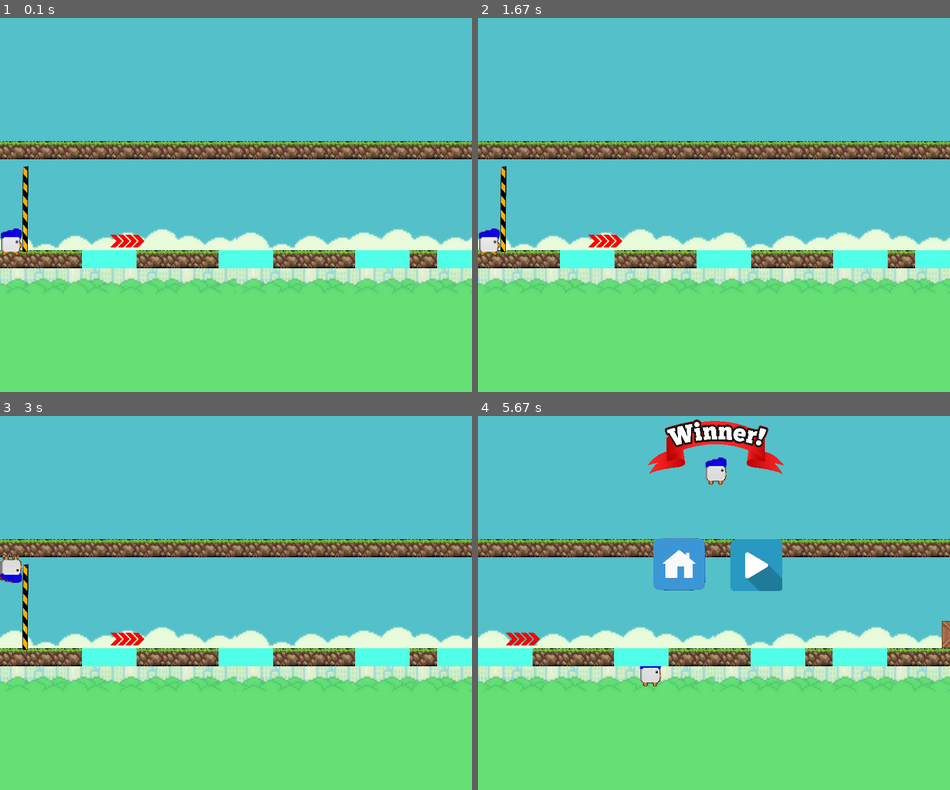
Above: before the commit, frames 1-4 (two rows, left to right).
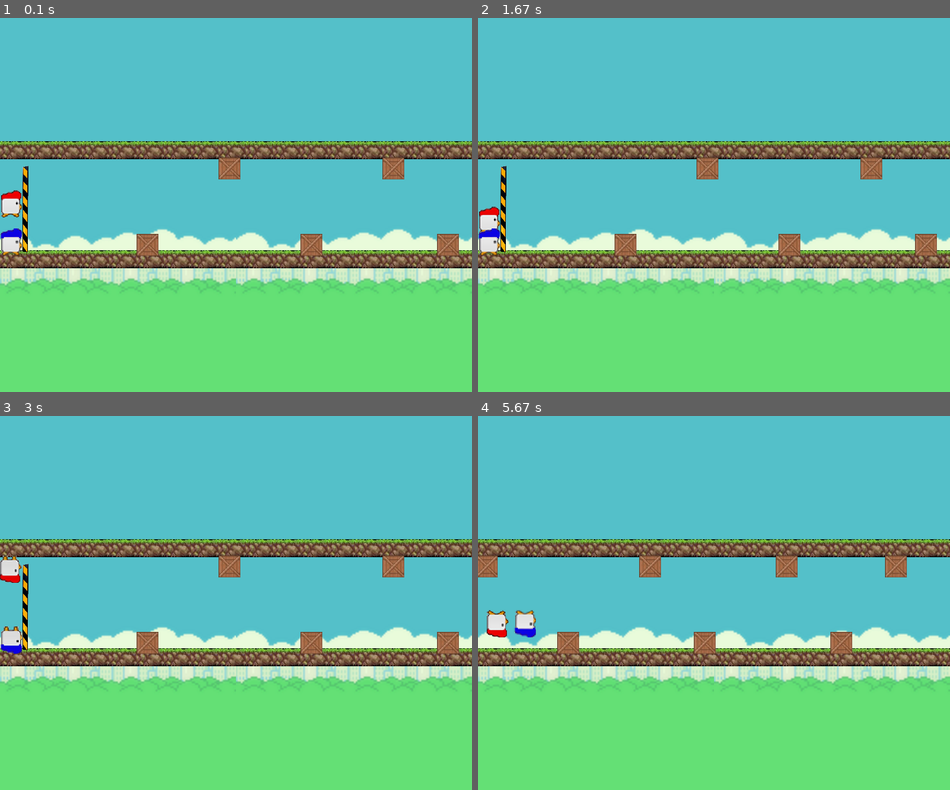
Above: after the commit, the same moments.

Repository: shugaibov-valy/ChickenRun-Pygame2
Game: pygame game, started from main.py
Same seed, same stepped clock (60 frames per second), same inputs: the game is played once before the commit and once after it.
Inputs:
- Up to frame 1 (0.1 s): no input
- Up to frame 2 (1.67 s): hold W 0.33-0.8 s; hold Up 0.33-0.8 s; hold Down from 1.33 s (still down); hold S from 1.33 s (still down)
- Up to frame 3 (3 s): release Down at 1.8 s; release S at 1.8 s; hold Up 1.83-2.2 s; hold W 1.83-2.2 s; hold Down 2.23-2.6 s; hold S 2.23-2.6 s; hold Up 2.63-2.93 s; hold W 2.63-2.93 s; hold Down from 2.97 s (still down); hold S from 2.97 s (still down)
- Up to frame 4 (5.67 s): release Down at 3.27 s; release S at 3.27 s; hold Up 3.3-3.67 s; hold W 3.3-3.67 s; hold Down 3.7-4.07 s; hold S 3.7-4.07 s; hold Up 4.1-4.4 s; hold W 4.1-4.4 s; hold Down 4.43-4.73 s; hold S 4.43-4.73 s; hold Up 4.77-5.13 s; hold W 4.77-5.13 s; hold Down 5.17-5.53 s; hold S 5.17-5.53 s; hold Up from 5.57 s (still down); hold W from 5.57 s (still down)

The runs differ from the first frame. In frame 1, 3.7% of the frame differs, in the area x 0-100%, y 37-67%; in frame 2, 3.7%; in frame 3, 3.9%; in frame 4, 14%, in the area x 0-100%, y 0-73%.

Commit message:
Final version game, new map and collision player

Diff:
--- a/data/map.txt
+++ b/data/map.txt
@@ -4,8 +4,8 @@
 
 
 
-########################!!##########!!######|
+#########!#####!####!###!##...##...###>#####!##|
+  $
 
-
-  @/   >                       >
-####~####~####~##~###!###~##!####~~###############
+  @/                          >
+######!#####!####!####!#############~~###~~####
--- a/main.py
+++ b/main.py
@@ -130,7 +130,7 @@
     class Tile3(pygame.sprite.Sprite):
         def __init__(self, tile_type, pos_x, pos_y):
             super().__init__(tiles_group3)
-            self.image = load_image('box.jpg')
+            self.image = pygame.transform.scale(load_image('box.jpg'), (40, 40))
             self.mask = pygame.mask.from_surface(self.image)
             self.rect = self.image.get_rect().move(
                 tile_width * pos_x, tile_height * pos_y + 30)
@@ -138,10 +138,10 @@
     class Tile4(pygame.sprite.Sprite):
         def __init__(self, tile_type, pos_x, pos_y):
             super().__init__(tiles_group4)
-            self.image = load_image('box.jpg')
-            self.mask = pygame.mask.from_surface(self.image)
-            self.rect = self.image.get_rect().move(
-                tile_width * pos_x, tile_height * pos_y - 50)
+            self.image = pygame.transform.scale(load_image('box.jpg'), (40, 40))
+            self.mask = pygame.mask.from_surface(self.image)
+            self.rect = self.image.get_rect().move(
+                tile_width * pos_x, tile_height * pos_y - 30)
 
     class Water(pygame.sprite.Sprite):
         def __init__(self, tile_type, pos_x, pos_y):
@@ -162,7 +162,7 @@
     class Arrow(pygame.sprite.Sprite):
         def __init__(self, tile_type, pos_x, pos_y):
             super().__init__(arrows_group)
-            self.image = pygame.transform.scale(load_image('arrow.png'), (65, 65))
+            self.image = pygame.transform.scale(load_image('arrow.png'), (85, 85))
             self.mask = pygame.mask.from_surface(self.image)
             self.rect = self.image.get_rect().move(
                 tile_width * pos_x, tile_height * pos_y)
@@ -178,7 +178,7 @@
             self.rect = self.image.get_rect()
             for y in range(len(level)):
                 for x in range(len(level[y])):
-                    if level[y][x] == '@':
+                    if level[y][x] == '$':
                         self.y = y * tile_height
                         self.x = x * tile_width
 
@@ -197,15 +197,17 @@
             if isUP == True:
                 draw_UP()
             if not pygame.sprite.spritecollideany(self, tiles_group1) and isUP == False:
-                if not pygame.sprite.spritecollideany(self, tiles_group4) and isUP == False:
-                    self.y += self.vel
-                else:
-                    self.x += 5
+                if flappy.y >= flappy1.y or not pygame.sprite.spritecollideany(self, bird_group1) and isUP == False:
+                    if not pygame.sprite.spritecollideany(self, tiles_group4) and isUP == False:
+                        self.y += self.vel
+                    else:
+                        self.x += 5
             if not pygame.sprite.spritecollideany(self, tiles_group) and isUP == True:
-                if not pygame.sprite.spritecollideany(self, tiles_group3) and isUP == True:
-                    self.y -= self.vel
-                else:
-                    self.x += 5
+                if flappy.y <= flappy1.y or not pygame.sprite.spritecollideany(self, bird_group1) or flappy.y >= flappy1.y and isUP == True:
+                    if not pygame.sprite.spritecollideany(self, tiles_group3) and isUP == True:
+                        self.y -= self.vel
+                    else:
+                        self.x += 5
             if pygame.sprite.spritecollideany(self, finish_group):
                 end.play(end_game)
                 fon_music.set_volume(0)
@@ -218,12 +220,11 @@
             if pygame.sprite.spritecollideany(self, waters_group):
                 self.x += 10
                 self.y += 20
-             #   finish = 1
+
 
     class Bird1(pygame.sprite.Sprite):
-
         def __init__(self, sheet, level):
-            super().__init__(bird_group)
+            super().__init__(bird_group1)
             self.frames = []
             self.image = sheet
             self.x = 0
@@ -251,15 +252,17 @@
             if isUP1 == True:
                 draw_UP1()
             if not pygame.sprite.spritecollideany(self, tiles_group1) and isUP1 == False:
-                if not pygame.sprite.spritecollideany(self, tiles_group4) and isUP1 == False:
-                    self.y += self.vel
-                else:
-                    self.x += 5
+                if flappy1.y >= flappy.y or not pygame.sprite.spritecollideany(self, bird_group) and isUP1 == False:
+                    if not pygame.sprite.spritecollideany(self, tiles_group4) and isUP1 == False:
+                        self.y += self.vel
+                    else:
+                        self.x += 5
             if not pygame.sprite.spritecollideany(self, tiles_group) and isUP1 == True:
-                if not pygame.sprite.spritecollideany(self, tiles_group3) and isUP1 == True:
-                    self.y -= self.vel
-                else:
-                    self.x += 5
+                if flappy1.y <= flappy.y or not pygame.sprite.spritecollideany(self, bird_group) and isUP1 == True:
+                    if not pygame.sprite.spritecollideany(self, tiles_group3) and isUP1 == True:
+                        self.y -= self.vel
+                    else:
+                        self.x += 5
             if pygame.sprite.spritecollideany(self, finish_group):
                 end.play(end_game)
                 fon_music.set_volume(0)
@@ -363,7 +366,7 @@
         for y in range(len(level)):
             for x in range(len(level[y])):
                 if level[y][x] == '#':
-                    if a <= 43:
+                    if a <= 40:
                         Tile('wall', x - c, y)  # upper blocks
                         a += 1
                     else:
@@ -373,7 +376,7 @@
                 elif level[y][x] == '~':
                     Water('wall', x - c, y)
                 elif level[y][x] == '!':
-                    if a <= 43:
+                    if a <= 40:
                         Tile('wall', x - c, y)
                         Tile3('wall', x - c, y)  # upper barriers
                         a += 1
@@ -402,6 +405,7 @@
             d += 1
 
     bird_group = pygame.sprite.Group()
+    bird_group1 = pygame.sprite.Group()
     level_map = load_level('map.txt')
     flappy = Bird(pygame.transform.scale(load_image('ChickenRed-down_stay.png'), (40, 50)), level_map)
     flappy1 = Bird1(pygame.transform.scale(load_image('ChickenBlue-down_stay.png'), (40, 50)), level_map)
@@ -409,7 +413,7 @@
         pygame.transform.rotate(pygame.transform.scale(load_image('Start-line.png'), (170, 150)), 90),
         level_map)
     bird_group.add(flappy)
-    bird_group.add(flappy1)
+    bird_group1.add(flappy1)
     start_group.add(start_line)
 
 
@@ -505,6 +509,8 @@
             finish_group.update()
             bird_group.draw(screen)
             bird_group.update()
+            bird_group1.draw(screen)
+            bird_group1.update()
             arrows_group.draw(screen)
             arrows_group.update()
             waters_group.draw(screen)
@@ -559,8 +565,8 @@
             if key[pygame.K_w] and isUP1 == False and finish == 0:
                 jump_hero.play(jump)
                 isUP1 = True
-                bird_group.draw(screen)
-                bird_group.update()
+                bird_group1.draw(screen)
+                bird_group1.update()
             if key[pygame.K_s] and isUP1 == True and finish == 0:
                 jump_hero.play(jump)
                 isUP1 = False
Binary file changed: screenshot.jpg
